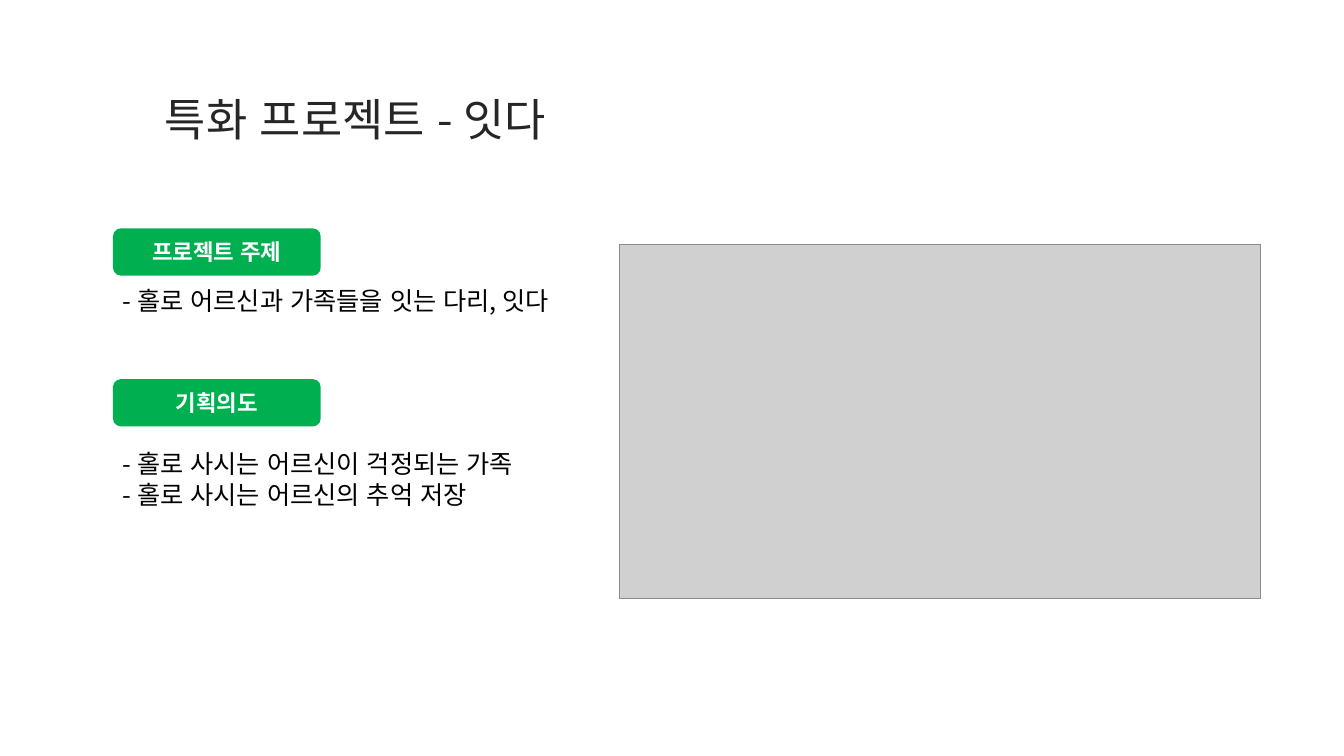
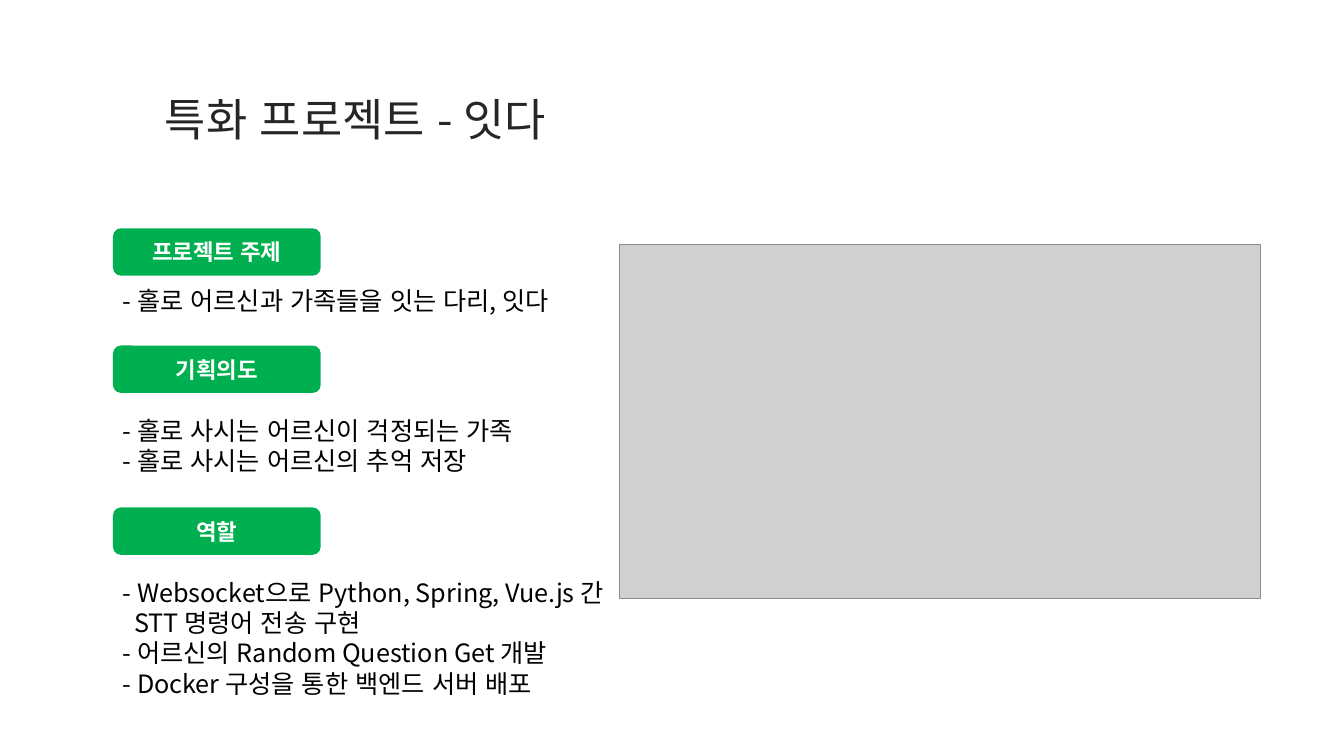
Before and after one commit to shim99887/TMI, a slide deck: slide 3 of docs/Introduce/SDS_자기소개_이병희.pptx (slide 2 before the commit). Drawn at 1344x756 pixels with LibreOffice and Linux fonts; fonts in the diff are those of the drawing; grey boxes stand for pictures; background and template pictures are left out. Boxes give left, top, right and bottom in pixels: in the first picture for what was removed or moved away, otherwise in the second. Text is boxed around its words. In the diff, an @@ line names an element or a change of style, - is before the commit and + after.

```diff
--- a/docs/Introduce/SDS_자기소개_이병희.pptx
+++ b/docs/Introduce/SDS_자기소개_이병희.pptx
@@ rounded rectangle "기획의도": place and size @@
-rounded rectangle "기획의도" at box(113, 379, 321, 426)
+rounded rectangle "기획의도" at box(113, 346, 321, 393)
@@ text "- 홀로 사시는 어르신이 걱정되는 ...": place and size @@
-text "- 홀로 사시는 어르신이 걱정되는 ..." at box(137, 451, 513, 506)
+text "- 홀로 사시는 어르신이 걱정되는 ..." at box(137, 418, 513, 472)
@@ rounded rectangle added at box(113, 507, 321, 555), fill #00B050, 16 pt, text #FFFFFF, bold @@
+역할
@@ text added at box(134, 581, 604, 695), 18 pt, text #000000 @@
+- Websocket으로 Python, Spring, Vue.js 간
+STT 명령어 전송 구현
+- 어르신의 Random Question Get 개발
+- Docker 구성을 통한 백엔드 서버 배포
```
Also in this commit, not shown: 1 other slide changed, 1 slide added.
